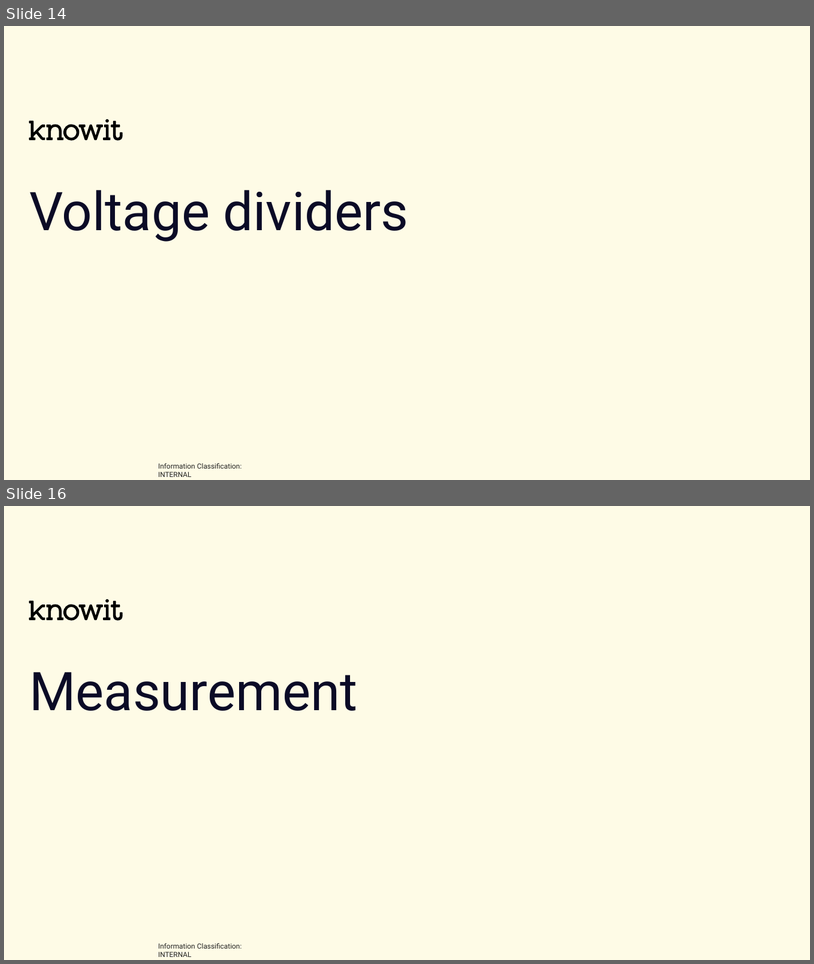
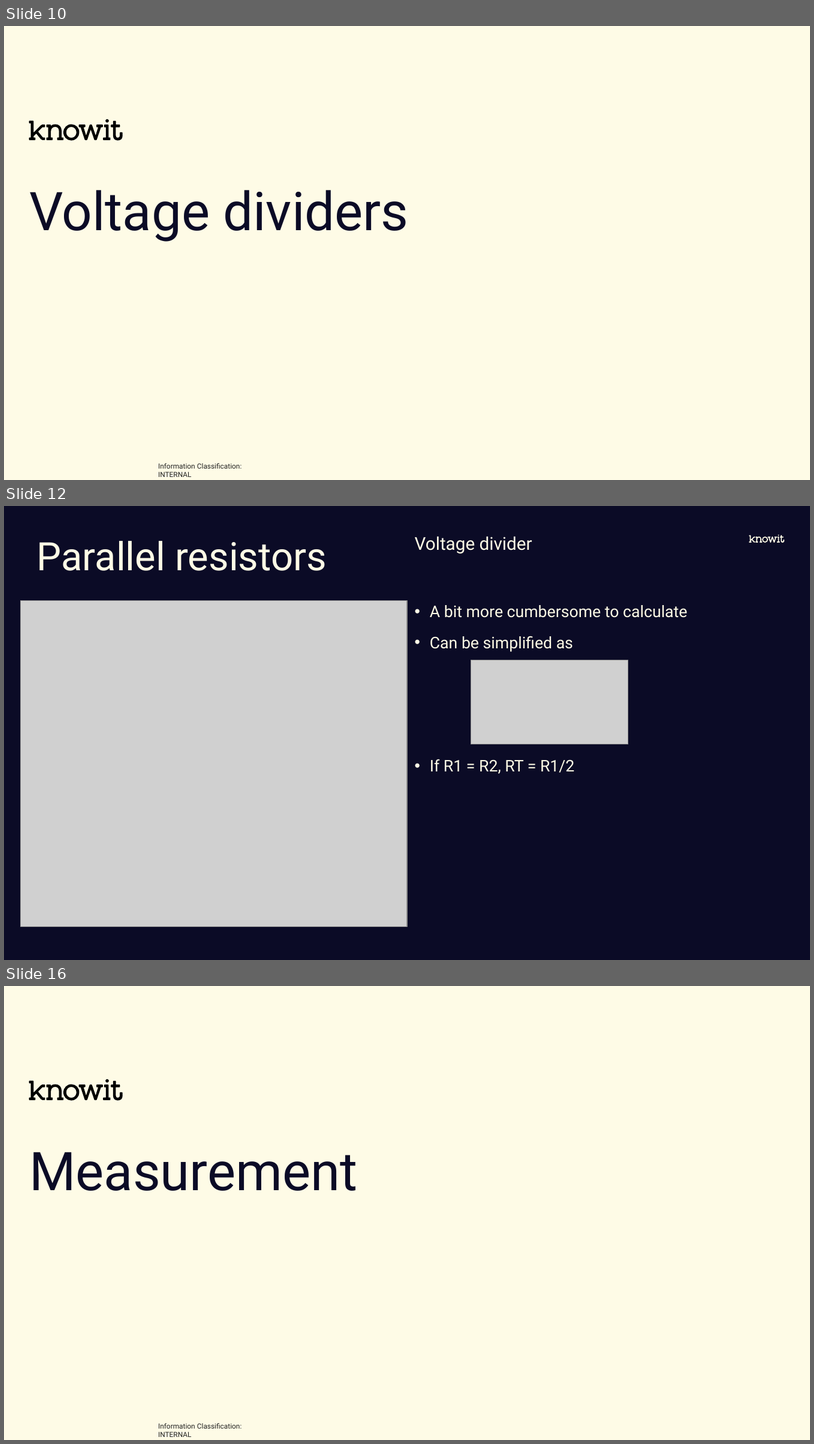
Before and after one commit to joelstr/knowit-embedded-academy, a slide deck: Electronics_and_HW_interfaces/Embedded academy - Electronics and HW interfaces.pptx. Shown one above the other, each under a label of ours: slides 14 and 16 before the commit, slides 10, 12 and 16 after it; the slides between them are not shown. The pictures are 814x964 and 814x1444 pixels, drawn with LibreOffice and Linux fonts; fonts in the diff are those of the drawing; grey boxes stand for pictures; background and template pictures are left out. Boxes give left, top, right and bottom in pixels: in the first picture for what was removed or moved away, otherwise in the second. Text is boxed around its words. In the diff, an @@ line names an element or a change of style, - is before the commit and + after.

```diff
--- a/Electronics_and_HW_interfaces/Embedded academy - Electronics and HW interfaces.pptx
+++ b/Electronics_and_HW_interfaces/Embedded academy - Electronics and HW interfaces.pptx
@@ slide 12 added at <box>4,506,810,960</box>, background #0B0B26 @@
@@ title added at <box>37,541,327,571</box>, 44 pt, text #FEFBE6 @@
+Parallel resistors
@@ text added at <box>415,536,533,553</box>, 20 pt, text #FEFBE6 @@
+Voltage divider
@@ freeform shape added at <box>750,535,785,543</box>, fill #FEFBE6 @@
@@ picture added at <box>20,601,407,927</box> @@
@@ text added at <box>430,605,687,774</box>, 18 pt, text #FEFBE6 @@
+• A bit more cumbersome to calculate
+• Can be simplified as
+• If R1 = R2, RT = R1/2
@@ picture added at <box>471,660,629,744</box> @@
@@ what was slide 14 is now slide 10 @@
```
Also in this commit, not shown: 6 slides changed, 19 other slides added, 1 other file.
